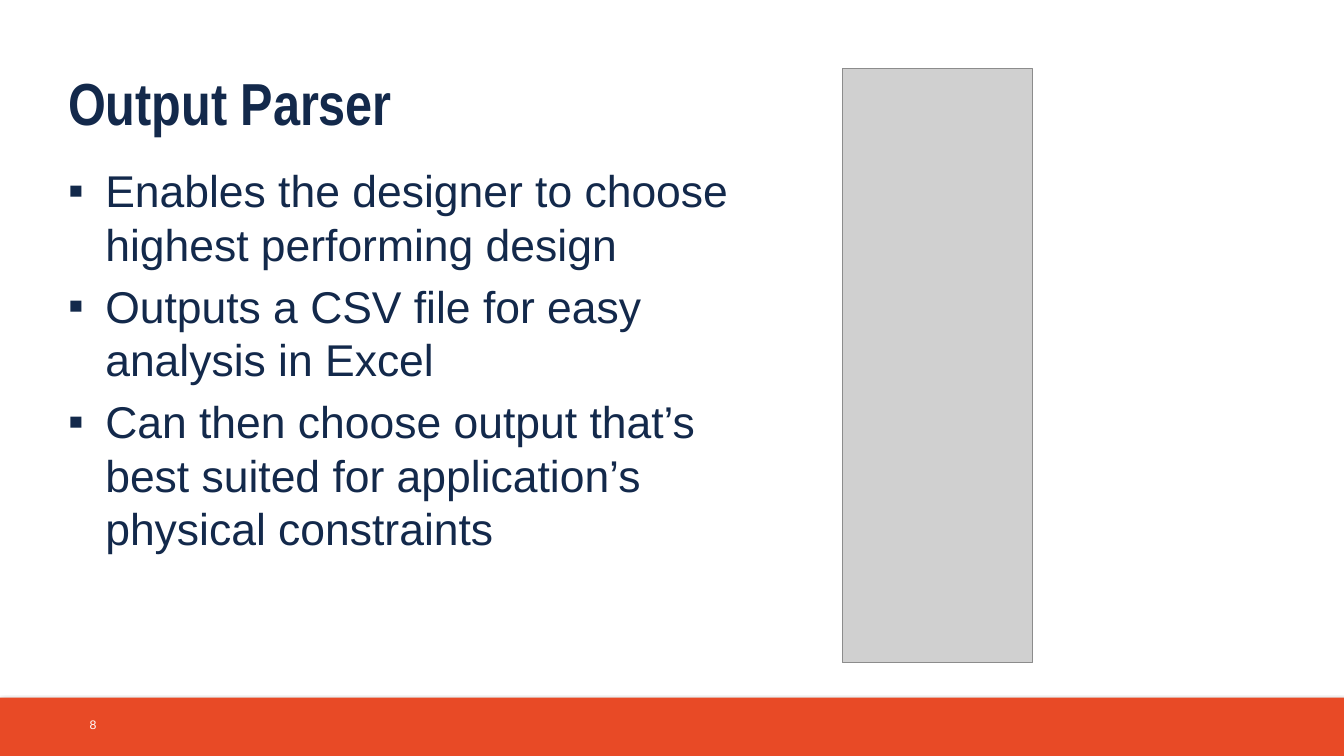
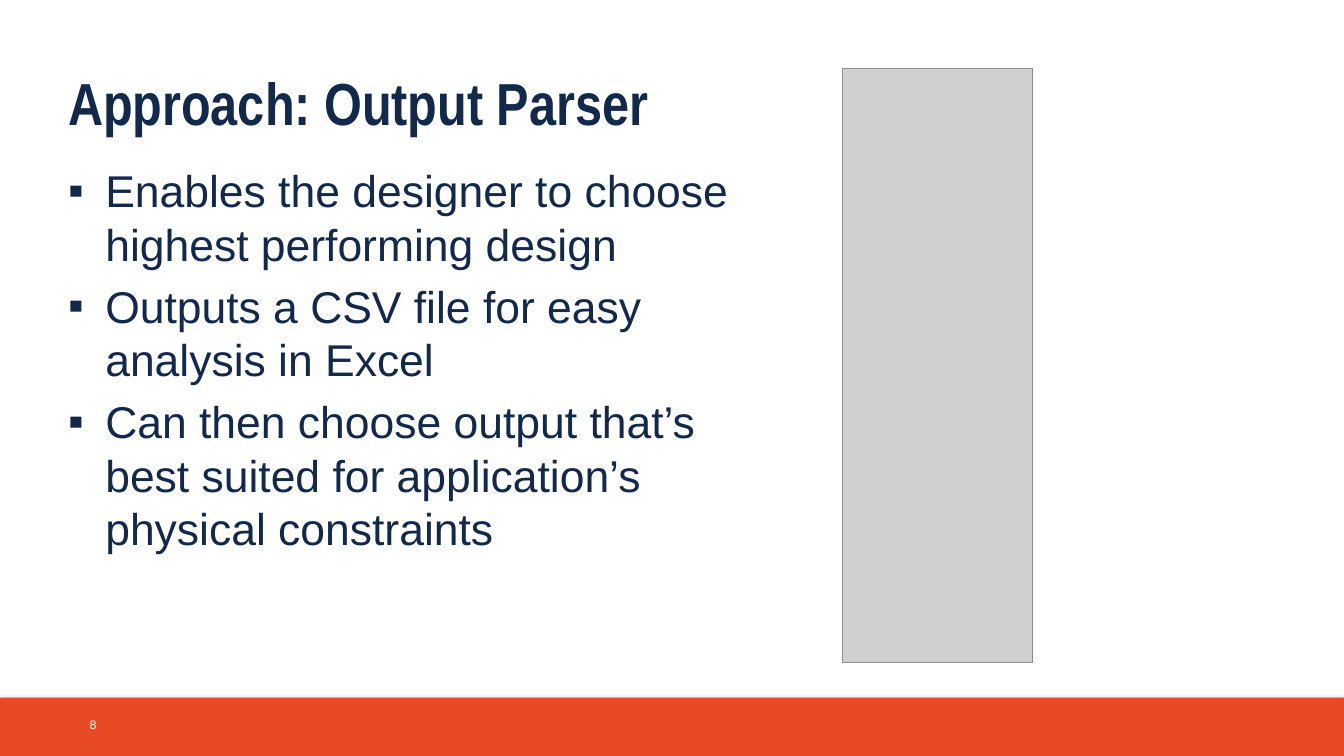
Before and after one commit to atsmith3/CruiseControl, a slide deck: slide 8 of Documentation/final_presentation.pptx. Drawn at 1344x756 pixels with LibreOffice and Linux fonts; fonts in the diff are those of the drawing; grey boxes stand for pictures; background and template pictures are left out. Boxes give left, top, right and bottom in pixels: in the first picture for what was removed or moved away, otherwise in the second. Text is boxed around its words. In the diff, an @@ line names an element or a change of style, - is before the commit and + after.

```diff
--- a/Documentation/final_presentation.pptx
+++ b/Documentation/final_presentation.pptx
@@ text at (68, 82, 648, 136): text changed @@
-Output Parser
+Approach: Output Parser
```
Also in this commit, not shown: 7 other slides changed, 3 slides added.
